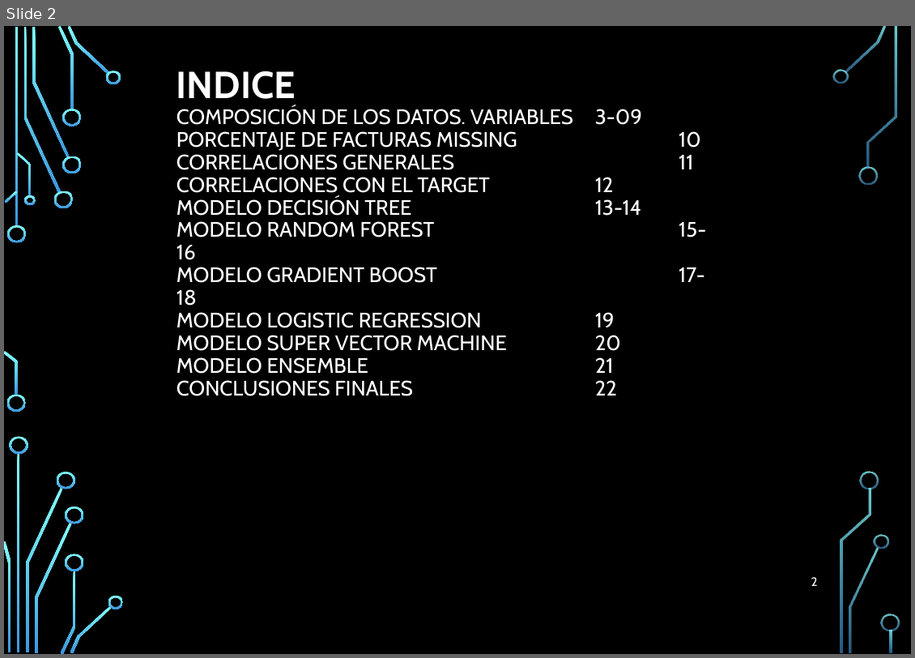
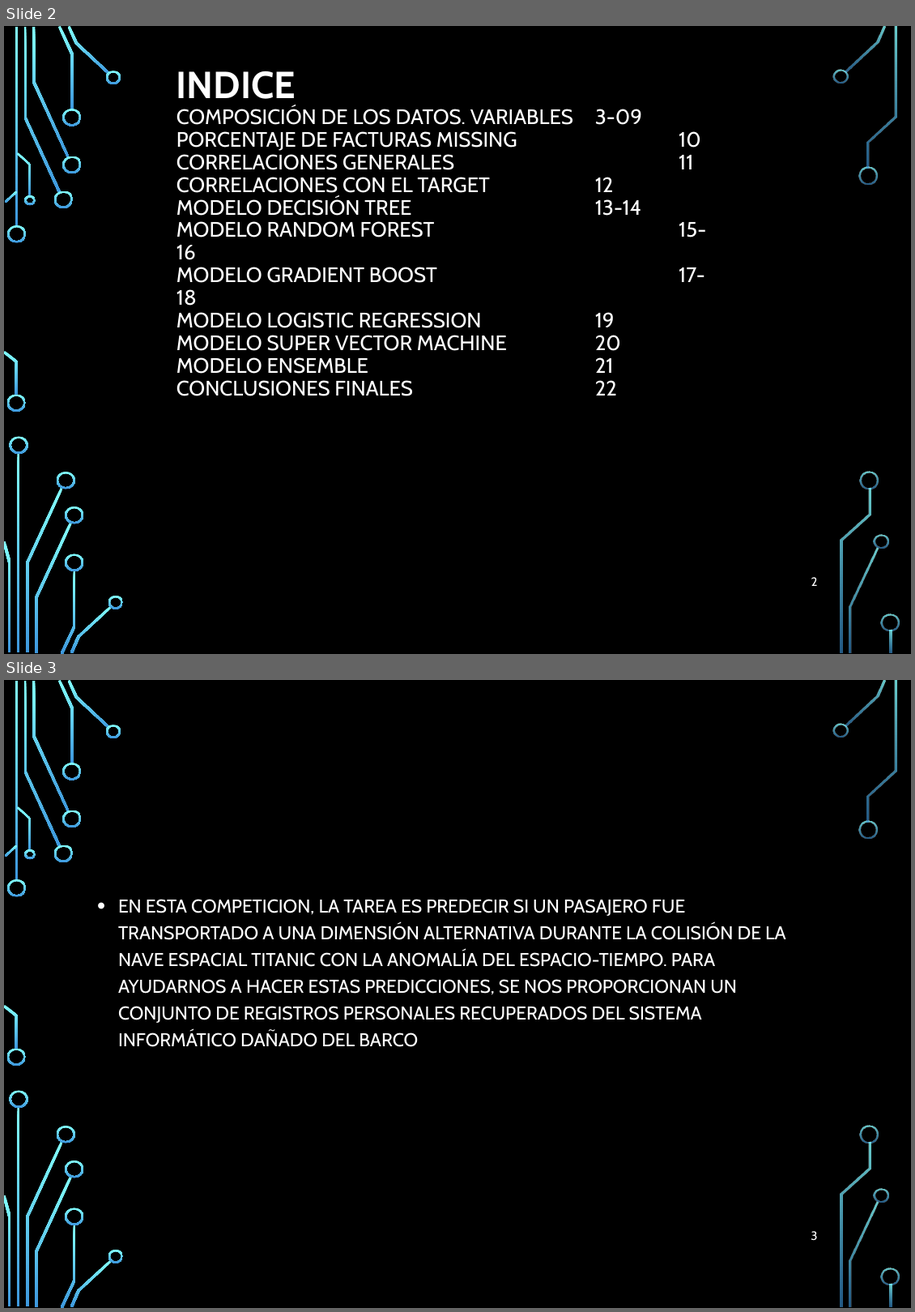
Before and after one commit to Wallace-80/Machine-Learning, a slide deck: Proyecto Machine learning.pptx. Shown one above the other, each under a label of ours: slide 2 before the commit, slides 2 and 3 after it. The pictures are 915x658 and 915x1312 pixels, drawn with LibreOffice and Linux fonts; fonts in the diff are those of the drawing; background and template pictures are left out. Boxes give left, top, right and bottom in pixels: in the first picture for what was removed or moved away, otherwise in the second. Text is boxed around its words. In the diff, an @@ line names an element or a change of style, - is before the commit and + after.

```diff
--- a/Proyecto Machine learning.pptx
+++ b/Proyecto Machine learning.pptx
@@ slide 3 added at (x1=4, y1=680, x2=911, y2=1308), background picture (left out); not listed: 36 template elements that a slide beside it also shows @@
@@ text added at (x1=118, y1=899, x2=786, y2=1047), 16 pt, text #FFFFFF @@
+• EN ESTA COMPETICION, LA TAREA ES PREDECIR SI UN PASAJERO FUE TRANSPORTADO A UNA DIMENSIÓN ALTERNATIVA DURANTE LA COLISIÓN DE LA NAVE ESPACIAL TITANIC CON LA ANOMALÍA DEL ESPACIO-TIEMPO. PARA AYUDARNOS A HACER ESTAS PREDICCIONES, SE NOS PROPORCIONAN UN CONJUNTO DE REGISTROS PERSONALES RECUPERADOS DEL SISTEMA INFORMÁTICO DAÑADO DEL BARCO
@@ page number added at (x1=811, y1=1231, x2=817, y2=1240), 10.5 pt, text #FFFFFF @@
+3
```
Also in this commit, not shown: 3 slides changed, 3 other files.
